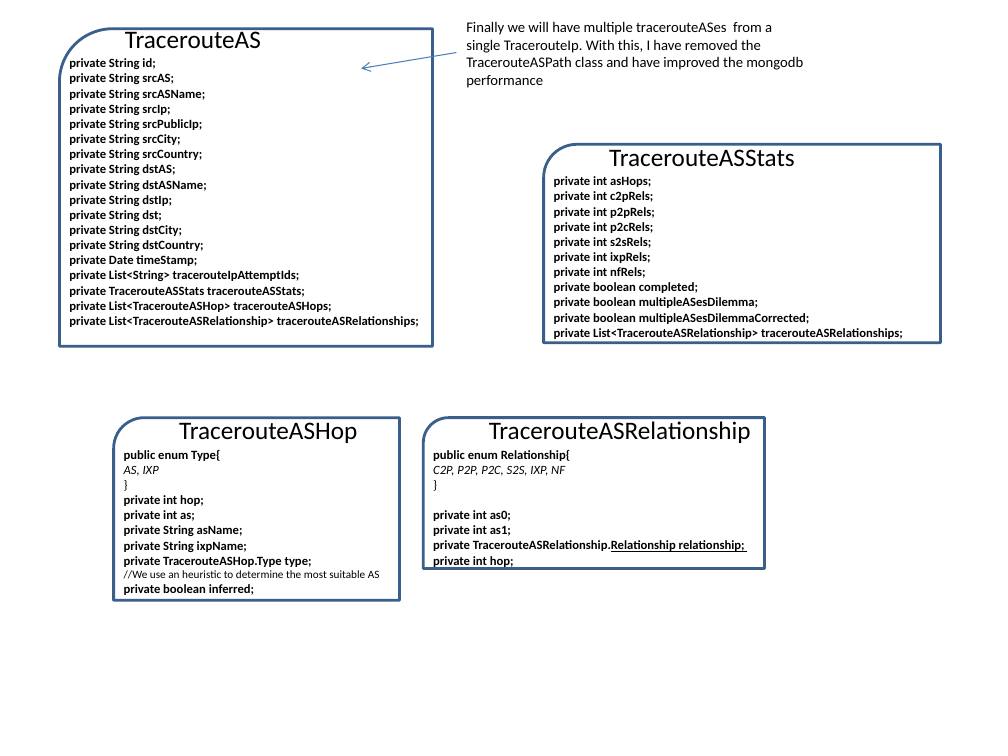
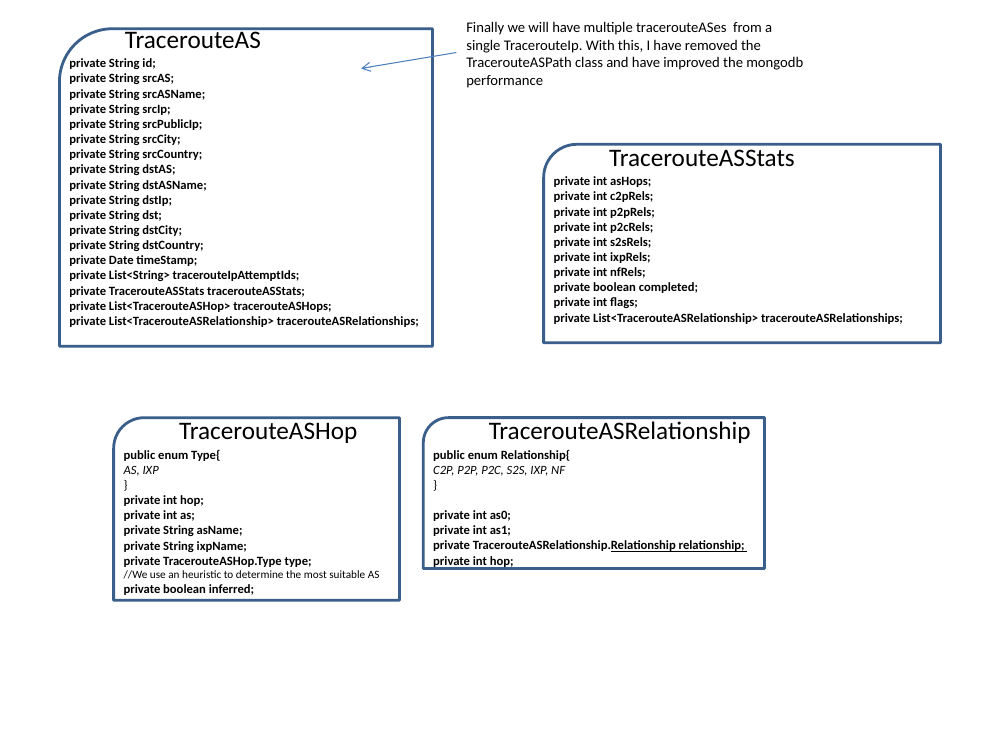
Before and after one commit to manuelpalacin/mercury2, a slide deck: slide 2 of UML-Classes.pptx. Drawn at 1008x756 pixels with LibreOffice and Linux fonts; fonts in the diff are those of the drawing. Boxes give left, top, right and bottom in pixels: in the first picture for what was removed or moved away, otherwise in the second. Text is boxed around its words. In the diff, an @@ line names an element or a change of style, - is before the commit and + after.

```diff
--- a/UML-Classes.pptx
+++ b/UML-Classes.pptx
@@ text at [554, 297, 638, 308]: text changed @@
-private boolean multipleASesDilemma;
-private boolean multipleASesDilemmaCorrected;
+private int flags;
```
Also in this commit, not shown: 10 other files.
